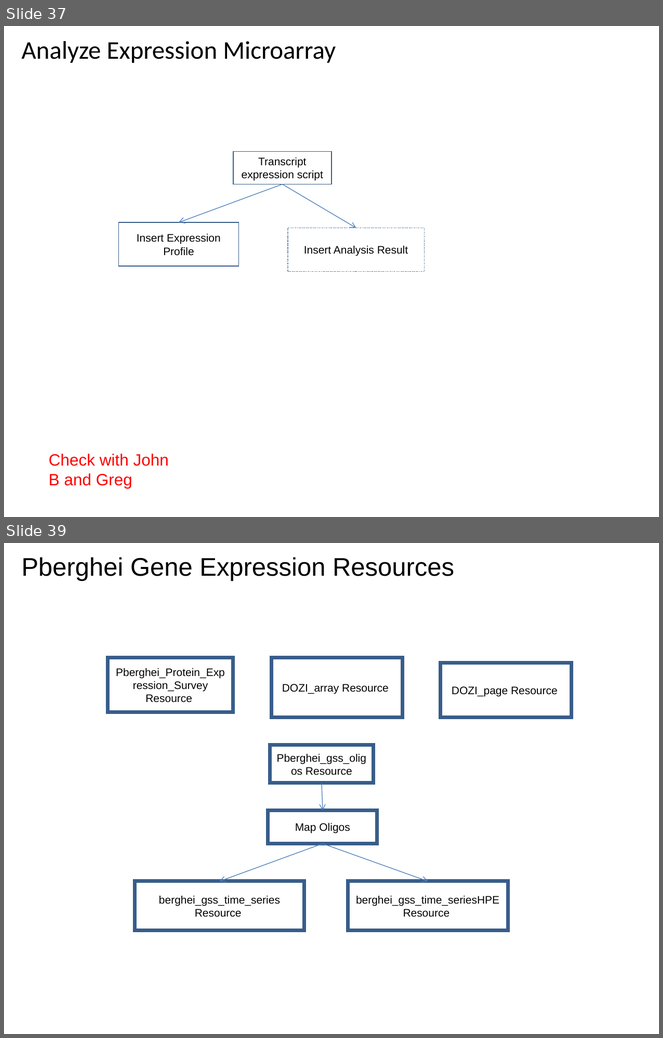
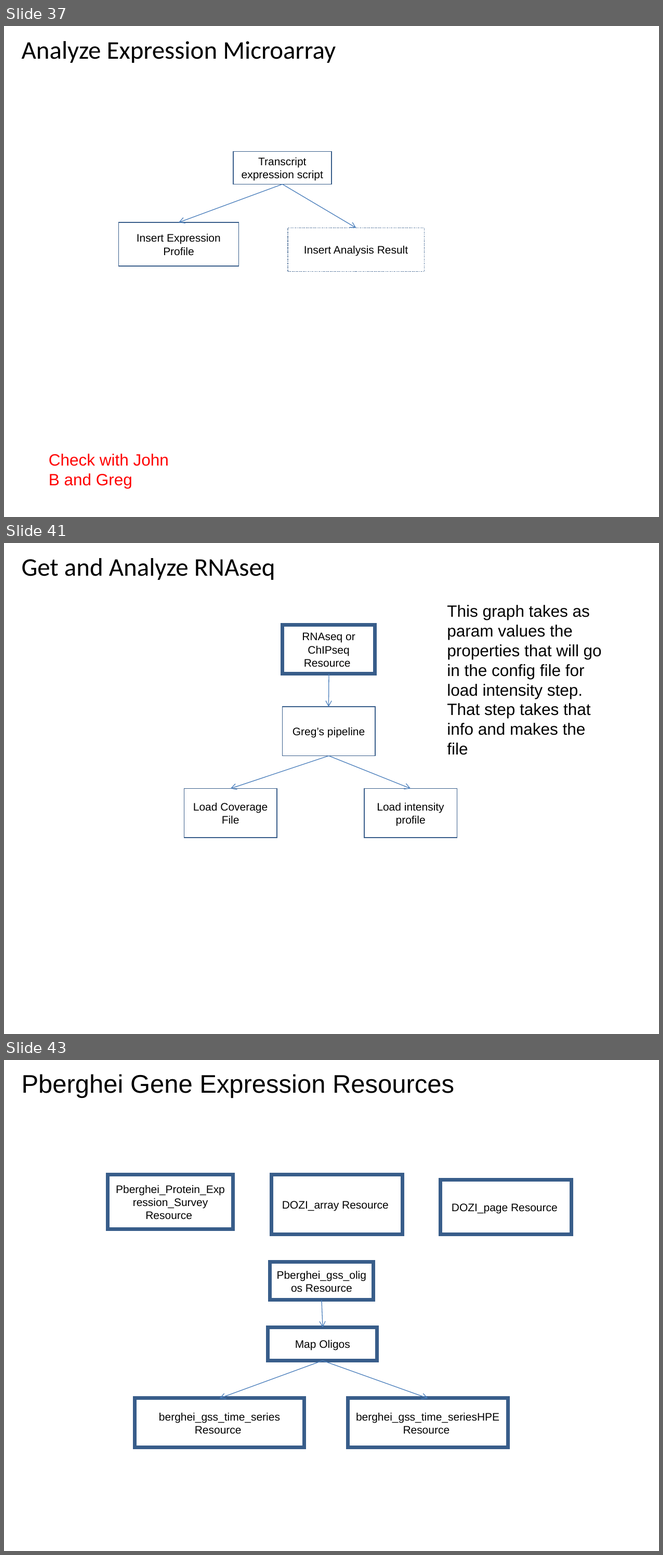
Before and after one commit to VEuPathDB/ApiCommonWorkflow, a slide deck: Main/doc/IntegratedWorkflow.ppt. Shown one above the other, each under a label of ours: slides 37 and 39 before the commit, slides 37, 41 and 43 after it; the slides between them are not shown. The pictures are 663x1038 and 663x1555 pixels, drawn with LibreOffice and Linux fonts; fonts in the diff are those of the drawing. Boxes give left, top, right and bottom in pixels: in the first picture for what was removed or moved away, otherwise in the second. Text is boxed around its words. In the diff, an @@ line names an element or a change of style, - is before the commit and + after.

Commit message:
fix up expression graphs

```diff
--- a/Main/doc/IntegratedWorkflow.ppt
+++ b/Main/doc/IntegratedWorkflow.ppt
@@ slide 41 added at [4, 543, 659, 1034], background #FFFFFF @@
@@ title added at [22, 558, 275, 580], 28 pt, text #000000 @@
+Get and Analyze RNAseq
@@ text added at [447, 605, 602, 755], 18 pt, text #000000 @@
+This graph takes as param values the properties that will go in the config file for load intensity step. That step takes that info and makes the file
@@ rectangle added at [283, 625, 375, 674], outline #385D8A 4 pt, 12 pt, text #000000 @@
+RNAseq or ChIPseq
+Resource
@@ arrow added from (329, 674) to (329, 707), #4A7EBB 0.74 pt @@
@@ rectangle added at [283, 707, 375, 756], outline #385D8A 0.99 pt, 12 pt, text #000000 @@
+Greg’s pipeline
@@ arrow added from (329, 756) to (231, 788), #4A7EBB 0.74 pt @@
@@ arrow added from (329, 756) to (411, 788), #4A7EBB 0.74 pt @@
@@ rectangle added at [184, 788, 277, 838], outline #385D8A 0.99 pt, 12 pt, text #000000 @@
+Load Coverage File
@@ rectangle added at [364, 788, 457, 838], outline #385D8A 0.99 pt, 12 pt, text #000000 @@
+Load intensity profile
@@ what was slide 39 is now slide 43 @@
```
Also in this commit, not shown: 6 slides changed, 3 other slides added.
